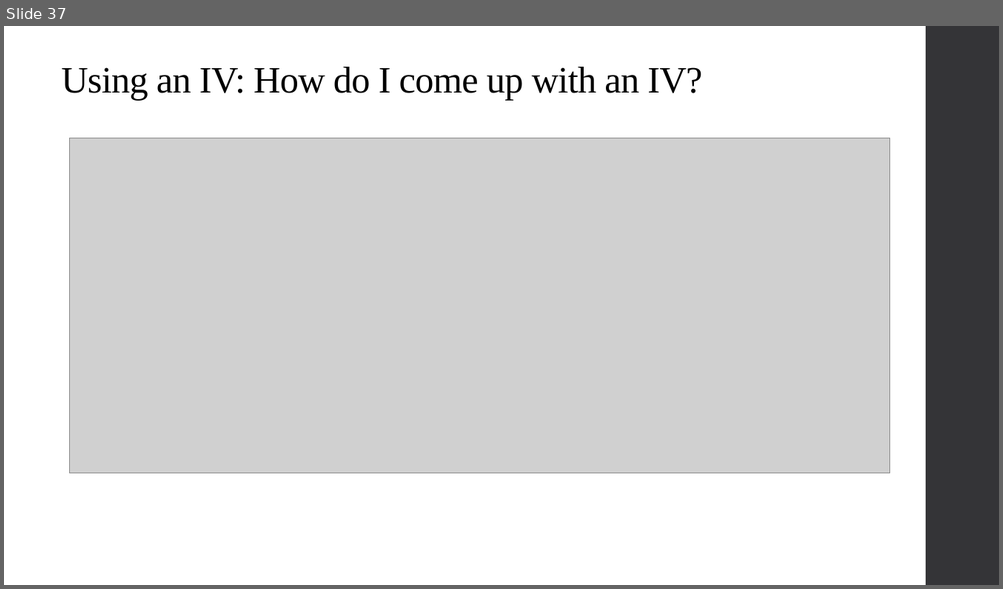
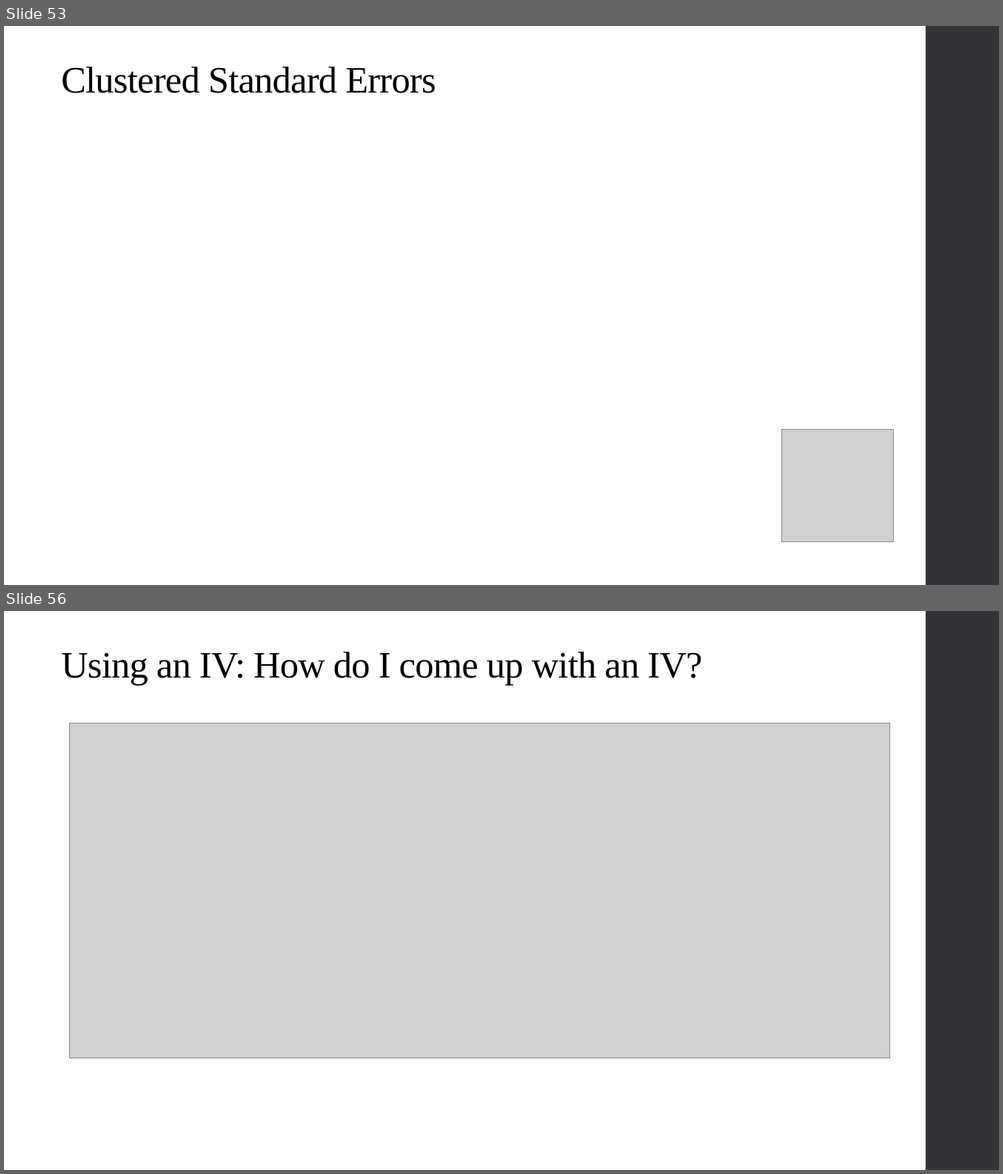
Before and after one commit to alex-hoagland/HAD5744, a slide deck: Lecture08_IV2/Lecture08_IVEstimation2.pptx. Shown one above the other, each under a label of ours: slide 37 before the commit, slides 53 and 56 after it; the slides between them are not shown. The pictures are 1003x589 and 1003x1174 pixels, drawn with LibreOffice and Linux fonts; fonts in the diff are those of the drawing; grey boxes stand for pictures. Boxes give left, top, right and bottom in pixels: in the first picture for what was removed or moved away, otherwise in the second. Text is boxed around its words. In the diff, an @@ line names an element or a change of style, - is before the commit and + after.

```diff
--- a/Lecture08_IV2/Lecture08_IVEstimation2.pptx
+++ b/Lecture08_IV2/Lecture08_IVEstimation2.pptx
@@ slide 53 added at [4,26,999,585], background #FFFFFF; not listed: 1 template element that a slide beside it also shows @@
@@ title added at [61,67,435,93], 36 pt, text #000000 @@
+Clustered Standard Errors
@@ picture added at [782,430,893,543] @@
@@ what was slide 37 is now slide 56 @@
```
Also in this commit, not shown: 9 slides changed, 21 other slides added, 3 slides removed, 5 other files.
